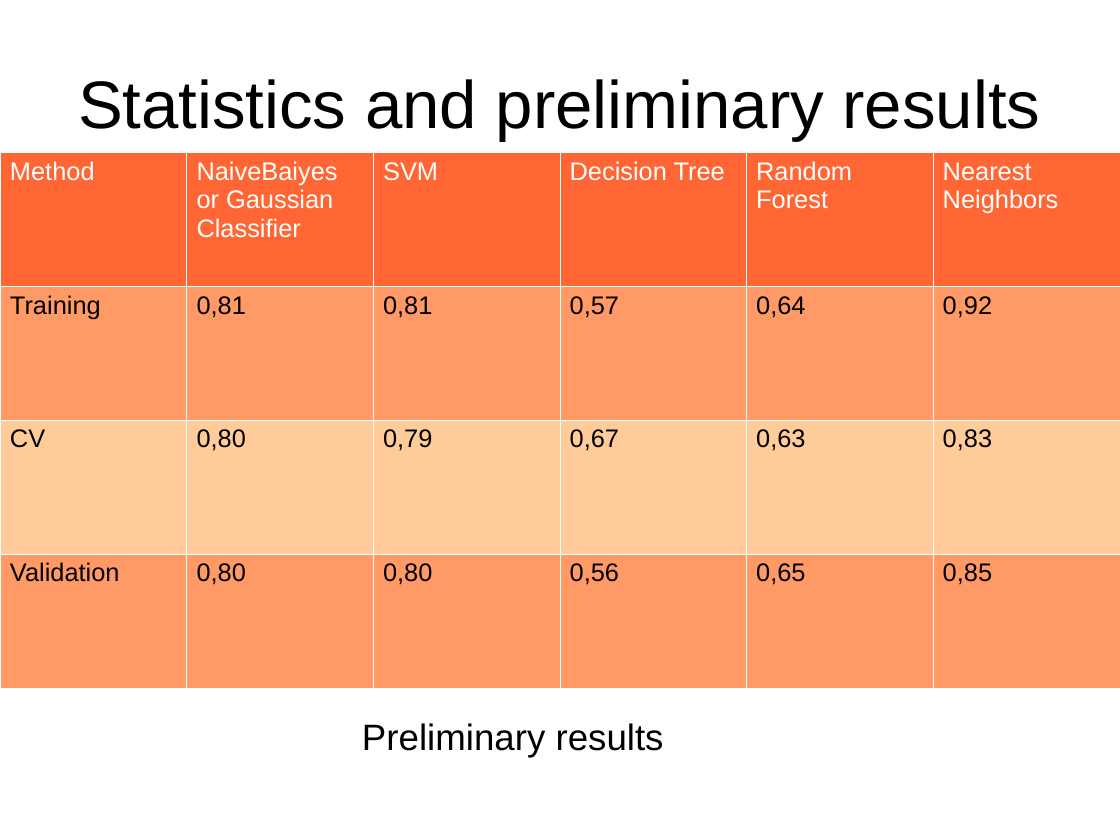
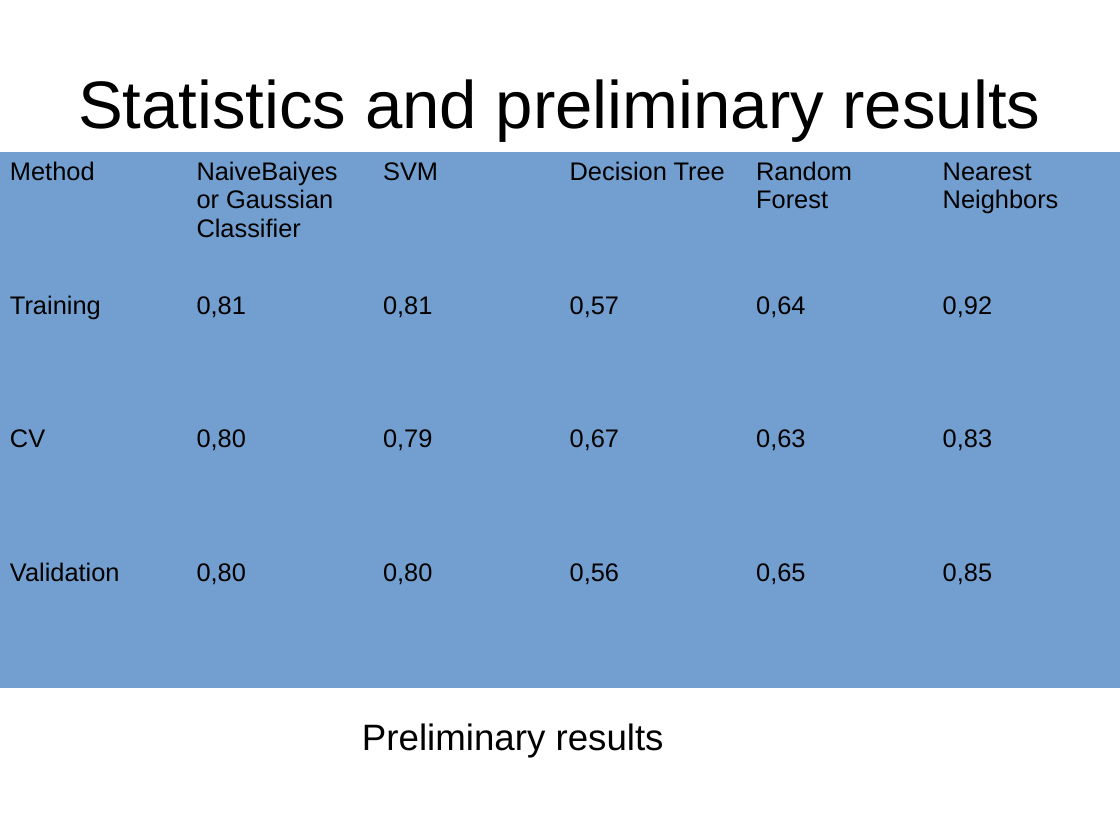
Before and after one commit to grpSputnik/Sputnik, a slide deck: slide 13 of Diapo_Video_Mini_Projet.odp (slide 12 before the commit). Drawn at 1120x840 pixels with LibreOffice and Linux fonts; fonts in the diff are those of the drawing; background and template pictures are left out. Boxes give left, top, right and bottom in pixels: in the first picture for what was removed or moved away, otherwise in the second. Text is boxed around its words. In the diff, an @@ line names an element or a change of style, - is before the commit and + after.

```diff
--- a/Diapo_Video_Mini_Projet.odp
+++ b/Diapo_Video_Mini_Projet.odp
@@ table at (x1=0, y1=152, x2=1120, y2=688) @@
@@ fill #FF6633 to #729FCF in row 1 @@
@@ fill #FF9966 to #729FCF in 12 cells @@
@@ fill #FFCC99 to #729FCF in row 3 @@
@@ text colour #FFFFFF to #000000 in "Method", "NaiveBaiyes or Gaussian Classifier", "SVM", "Decision Tree" and 2 more places @@
@@ borders changed @@
```
Also in this commit, not shown: 6 other slides changed, 3 slides added, 2 slides removed.
